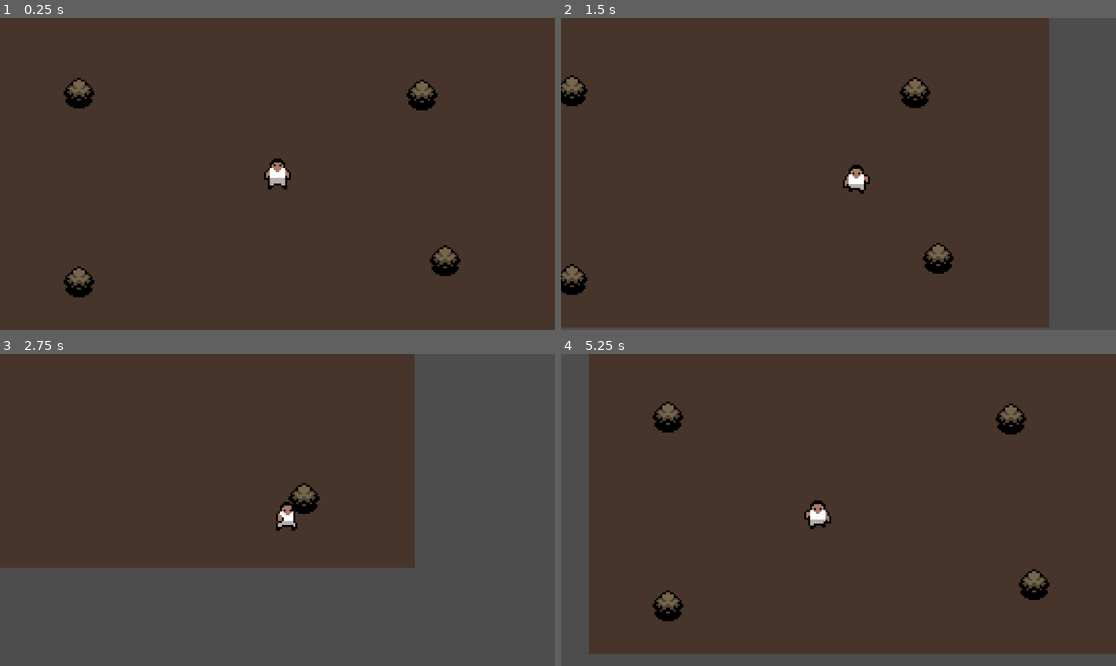
Above: before the commit, frames 1-4 (two rows, left to right).
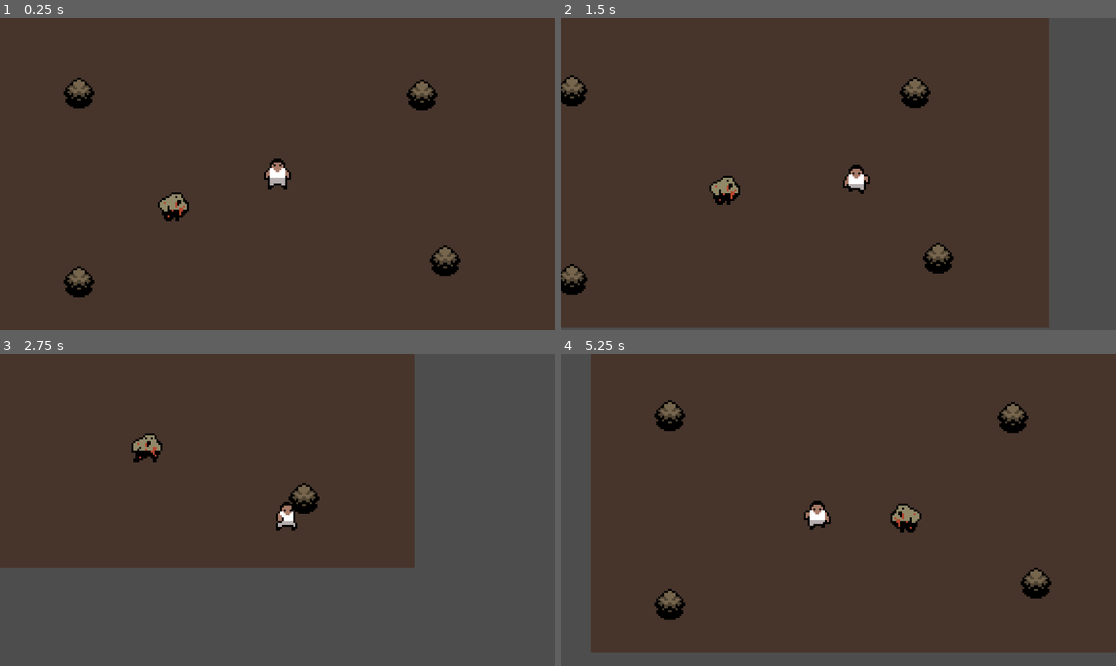
Above: after the commit, the same moments.

Repository: Liamthemannen/Project-2--Spel
Game: Godot game, scene res://Scen/main.tscn
Same seed, same stepped clock (60 frames per second), same inputs: the game is played once before the commit and once after it.
Inputs:
- Up to frame 1 (0.25 s): no input
- Up to frame 2 (1.5 s): hold D (Go_right) 0.53-1.28 s; hold S (Go_down) from 1.28 s (still down)
- Up to frame 3 (2.75 s): release S (Go_down) at 2.03 s; hold D (Go_right) from 2.03 s (still down)
- Up to frame 4 (5.25 s): release D (Go_right) at 2.78 s; hold W (Go_Up) 2.78-3.53 s; hold A (Go_left) 3.53-5.03 s; hold S (Go_down) from 5.03 s (still down)

The runs differ from the first frame. In frame 1, 0.4% of the frame differs, in the area x 28-35%, y 55-66%; in frame 2, 0.4%; in frame 3, 0.4%; in frame 4, 2.0%, in the area x 5-100%, y 0-97%.

Commit message:
Fiende_V1

Diff:
--- a/Scen/Spelkaraktär.tscn
+++ b/Scen/Spelkaraktär.tscn
@@ -57,7 +57,7 @@
 radius = 5.0
 height = 14.0
 
-[node name="CharacterBody2D" type="CharacterBody2D"]
+[node name="SpelKaraktär" type="CharacterBody2D"]
 script = ExtResource("1_bipid")
 
 [node name="AnimatedSprite2D" type="AnimatedSprite2D" parent="."]
--- /dev/null
+++ b/Scen/fiende.tscn
@@ -0,0 +1,71 @@
+[gd_scene load_steps=11 format=3 uid="uid://b6408ins3uock"]
+
+[ext_resource type="Script" uid="uid://d2o6li63w6yuv" path="res://fiende.gd" id="1_t56xa"]
+[ext_resource type="Texture2D" uid="uid://1l7fw78ywhnr" path="res://Design/Zombie Apocalypse Tileset/Organized separated sprites/Big Zombie Walking Animation Frames/Zombie-Tileset---_0413_Capa-414.png" id="2_fgffb"]
+[ext_resource type="Texture2D" uid="uid://b154reok3xsgr" path="res://Design/Zombie Apocalypse Tileset/Organized separated sprites/Big Zombie Walking Animation Frames/Zombie-Tileset---_0414_Capa-415.png" id="3_046cf"]
+[ext_resource type="Texture2D" uid="uid://cvg1ivbl8ckmq" path="res://Design/Zombie Apocalypse Tileset/Organized separated sprites/Big Zombie Walking Animation Frames/Zombie-Tileset---_0416_Capa-417.png" id="4_poirj"]
+[ext_resource type="Texture2D" uid="uid://dpia81sonb3b4" path="res://Design/Zombie Apocalypse Tileset/Organized separated sprites/Big Zombie Walking Animation Frames/Zombie-Tileset---_0417_Capa-418.png" id="5_cytoi"]
+[ext_resource type="Texture2D" uid="uid://dyqwslt4wake" path="res://Design/Zombie Apocalypse Tileset/Organized separated sprites/Big Zombie Walking Animation Frames/Zombie-Tileset---_0419_Capa-420.png" id="6_sp8ko"]
+[ext_resource type="Texture2D" uid="uid://b6aou0o0q2ota" path="res://Design/Zombie Apocalypse Tileset/Organized separated sprites/Big Zombie Walking Animation Frames/Zombie-Tileset---_0420_Capa-421.png" id="7_wdip6"]
+[ext_resource type="Texture2D" uid="uid://bpgaypf8ntbvp" path="res://Design/Zombie Apocalypse Tileset/Organized separated sprites/Big Zombie Walking Animation Frames/Zombie-Tileset---_0412_Capa-413.png" id="8_fsme4"]
+
+[sub_resource type="SpriteFrames" id="SpriteFrames_e3sx7"]
+animations = [{
+"frames": [{
+"duration": 1.0,
+"texture": ExtResource("2_fgffb")
+}, {
+"duration": 1.0,
+"texture": ExtResource("3_046cf")
+}],
+"loop": true,
+"name": &"Go_down",
+"speed": 6.0
+}, {
+"frames": [{
+"duration": 1.0,
+"texture": ExtResource("4_poirj")
+}, {
+"duration": 1.0,
+"texture": ExtResource("5_cytoi")
+}],
+"loop": true,
+"name": &"Go_left",
+"speed": 6.0
+}, {
+"frames": [{
+"duration": 1.0,
+"texture": ExtResource("6_sp8ko")
+}, {
+"duration": 1.0,
+"texture": ExtResource("7_wdip6")
+}],
+"loop": true,
+"name": &"Go_up",
+"speed": 6.0
+}, {
+"frames": [{
+"duration": 1.0,
+"texture": ExtResource("8_fsme4")
+}],
+"loop": true,
+"name": &"Idle",
+"speed": 5.0
+}]
+
+[sub_resource type="CircleShape2D" id="CircleShape2D_8f7dc"]
+radius = 6.0827627
+
+[node name="Fiende" type="CharacterBody2D"]
+disable_mode = 2
+script = ExtResource("1_t56xa")
+Speed = 25.0
+
+[node name="AnimatedSprite2D" type="AnimatedSprite2D" parent="."]
+sprite_frames = SubResource("SpriteFrames_e3sx7")
+animation = &"Go_down"
+frame_progress = 0.43023893
+
+[node name="CollisionShape2D" type="CollisionShape2D" parent="."]
+shape = SubResource("CircleShape2D_8f7dc")
+one_way_collision = true
--- a/Scen/main.tscn
+++ b/Scen/main.tscn
@@ -1,7 +1,8 @@
-[gd_scene load_steps=3 format=3 uid="uid://dpt1j6hgafrji"]
+[gd_scene load_steps=4 format=3 uid="uid://dpt1j6hgafrji"]
 
 [ext_resource type="PackedScene" uid="uid://c2nmf1b7m2v7b" path="res://Scen/Spelkaraktär.tscn" id="2_6u201"]
 [ext_resource type="PackedScene" uid="uid://cgkc2fjkwhe2h" path="res://Scen/Buske.tscn" id="2_303lf"]
+[ext_resource type="PackedScene" uid="uid://b6408ins3uock" path="res://Scen/fiende.tscn" id="3_6u201"]
 
 [node name="Main" type="Node2D"]
 
@@ -27,8 +28,11 @@
 [node name="Buske4" parent="Buskar" instance=ExtResource("2_303lf")]
 position = Vector2(76, -41)
 
-[node name="CharacterBody2D" parent="." instance=ExtResource("2_6u201")]
+[node name="SpelKaraktär" parent="." instance=ExtResource("2_6u201")]
 position = Vector2(1, 0)
 Speed = 75.0
 Acceleration = 3.0
 Friction = 10.0
+
+[node name="Fiende" parent="." instance=ExtResource("3_6u201")]
+position = Vector2(-59, 19)
--- /dev/null
+++ b/fiende.gd
@@ -0,0 +1,25 @@
+extends CharacterBody2D
+
+@onready var spel_karaktär: CharacterBody2D = $"../SpelKaraktär"
+@export var Speed = 300.0
+@onready var animation_enemy: AnimatedSprite2D = $AnimatedSprite2D
+
+func _physics_process(delta: float) -> void:
+	var direction =  global_position.direction_to(spel_karaktär.global_position)
+	velocity = direction * Speed
+	move_and_slide()
+	_animation()
+
+func _animation():
+	if velocity.x > 0:
+		animation_enemy.flip_h = true
+		animation_enemy.play("Go_left")
+	elif velocity.x < 0:
+		animation_enemy.flip_h = false
+		animation_enemy.play("Go_left")
+		#
+	#if velocity.x == 0:
+		#if velocity.y > 0:
+			#animation_enemy.play("Go_up")
+		#elif velocity.y < 0:
+			#animation_enemy.play("Go_down")
Not shown, added: fiende.gd.uid
